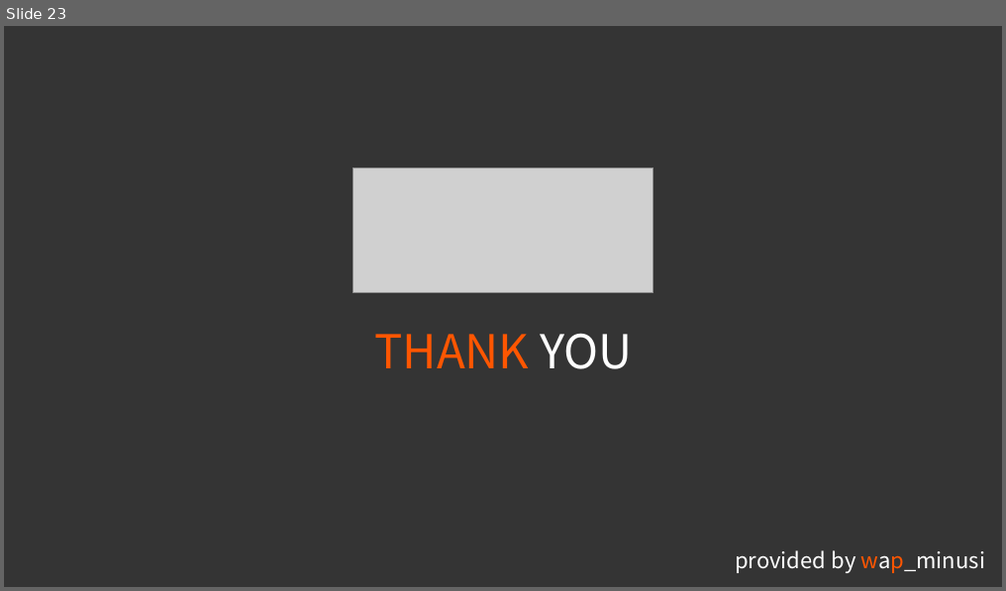
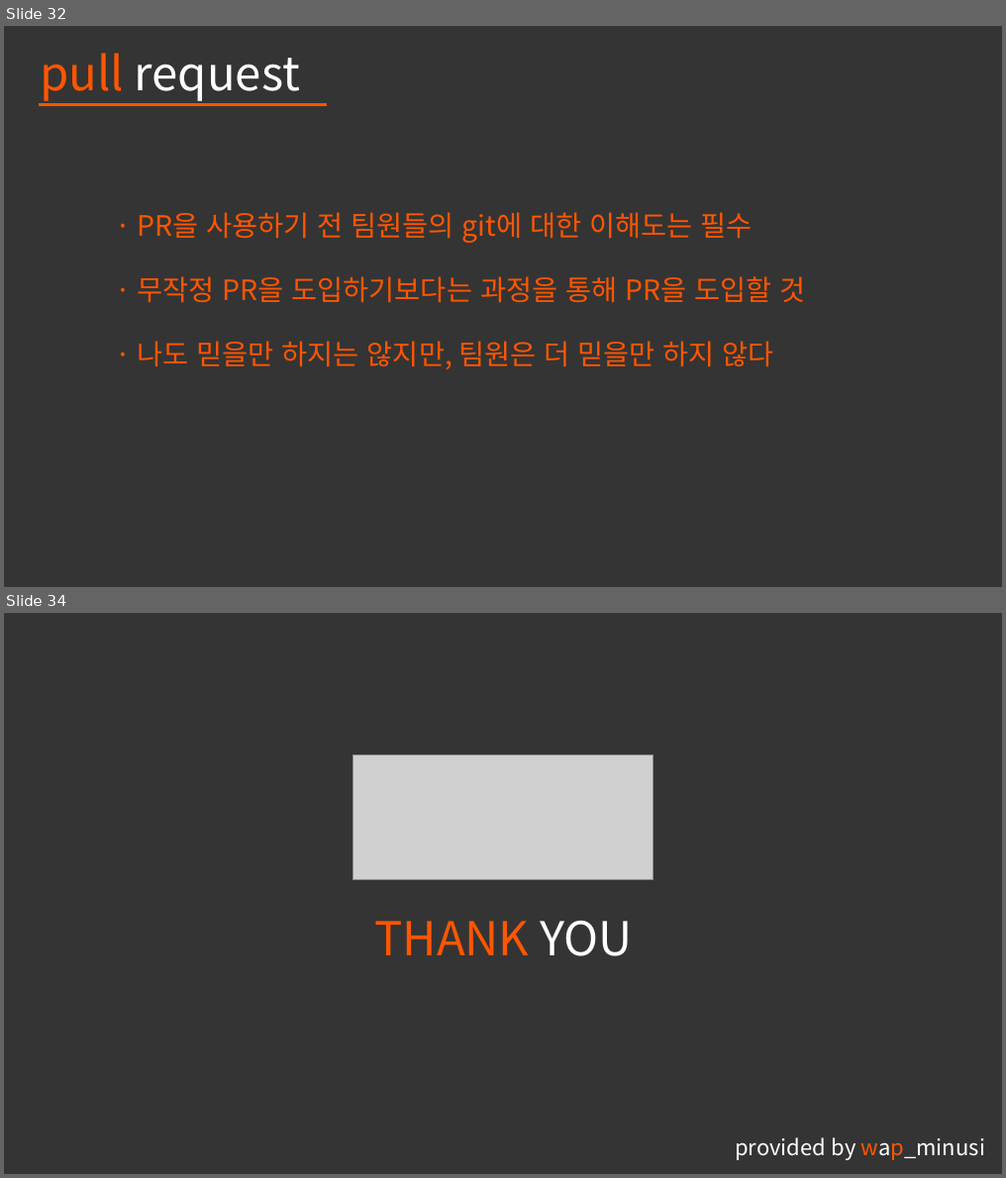
Before and after one commit to pknu-wap/git-flow-seminar, a slide deck: WAP_Git Flow & Pull Request_Minusi.pptx. Shown one above the other, each under a label of ours: slide 23 before the commit, slides 32 and 34 after it; the slides between them are not shown. The pictures are 1006x591 and 1006x1178 pixels, drawn with LibreOffice and Linux fonts; fonts in the diff are those of the drawing; grey boxes stand for pictures; background and template pictures are left out. Boxes give left, top, right and bottom in pixels: in the first picture for what was removed or moved away, otherwise in the second. Text is boxed around its words. In the diff, an @@ line names an element or a change of style, - is before the commit and + after.

Commit message:
update seminar ppt about pull request section

```diff
--- a/WAP_Git Flow & Pull Request_Minusi.pptx
+++ b/WAP_Git Flow & Pull Request_Minusi.pptx
@@ slide 32 added at [4,26,1002,587], background #343434 @@
@@ text added at [40,53,300,101], 45 pt, text #FFFFFF @@
+pull request
@@ line added from (39, 104) to (327, 104), #FFFFFF 3 pt @@
@@ line added from (39, 104) to (313, 104), #FFFFFF 3 pt @@
@@ text added at [137,212,752,243], 27 pt, text #FF5601 @@
+· PR을 사용하기 전 팀원들의 git에 대한 이해도는 필수
@@ text added at [137,276,806,303], 27 pt, text #FF5601 @@
+· 무작정 PR을 도입하기보다는 과정을 통해 PR을 도입할 것
@@ text added at [137,341,774,370], 27 pt, text #FF5601 @@
+· 나도 믿을만 하지는 않지만, 팀원은 더 믿을만 하지 않다
@@ what was slide 23 is now slide 34 @@
```
Also in this commit, not shown: 11 other slides added, 1 slide removed.
